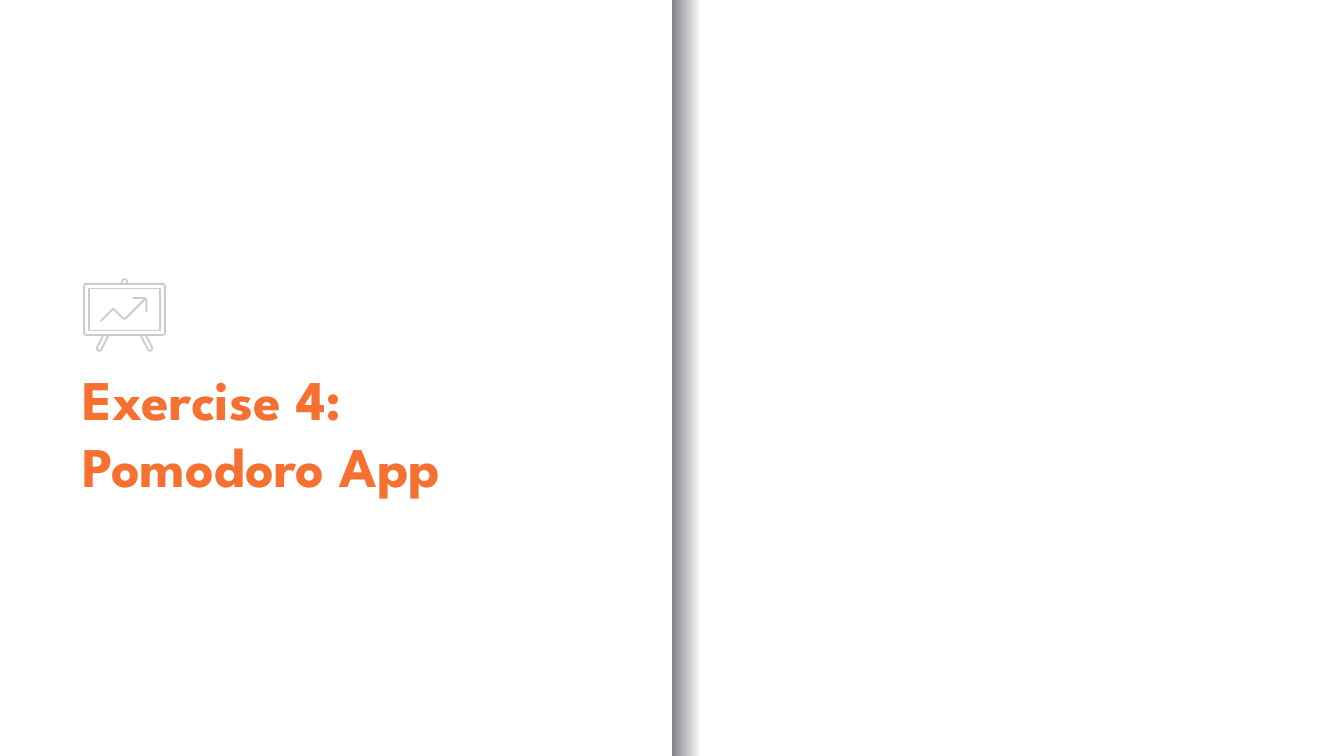
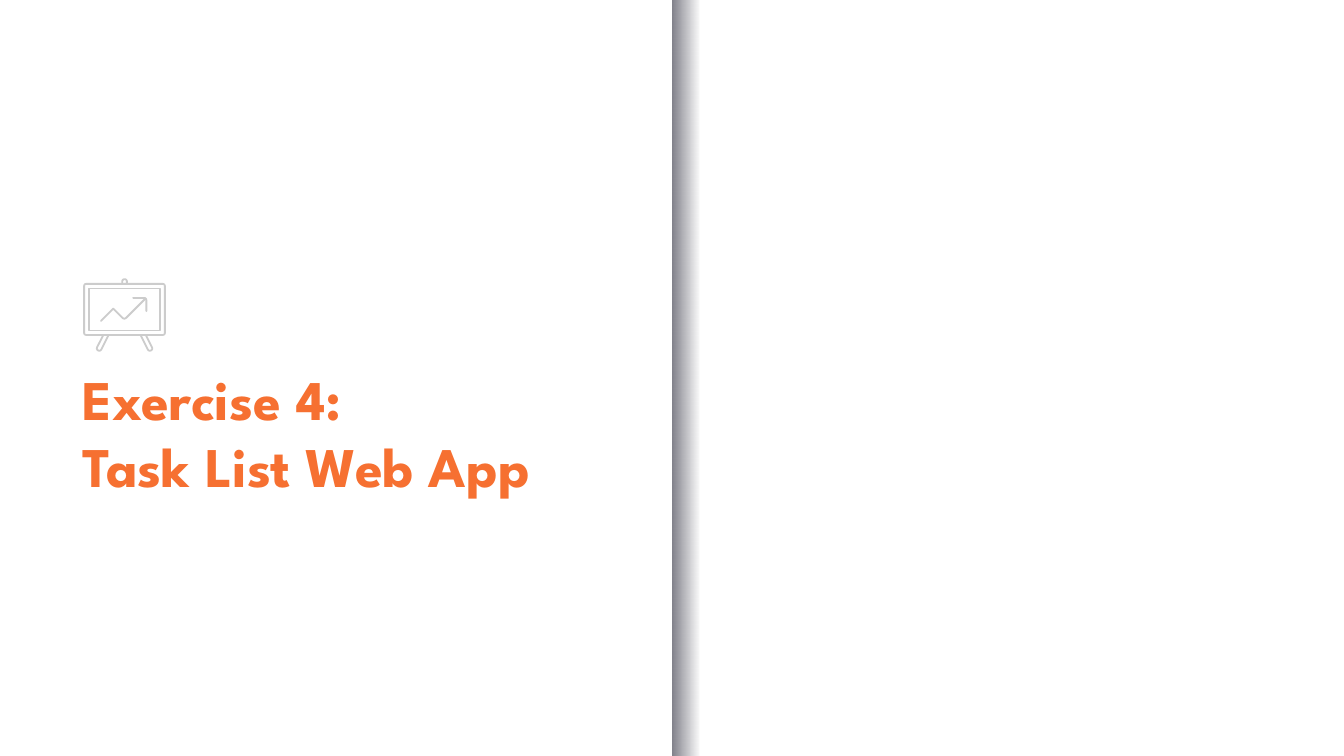
Before and after one commit to antfin/ComputerProgrammingBasic, a slide deck: slide 1 of exercise4/Exercise_4.pptx. Drawn at 1344x756 pixels with LibreOffice and Linux fonts; fonts in the diff are those of the drawing; background and template pictures are left out. Boxes give left, top, right and bottom in pixels: in the first picture for what was removed or moved away, otherwise in the second. Text is boxed around its words. In the diff, an @@ line names an element or a change of style, - is before the commit and + after.

```diff
--- a/exercise4/Exercise_4.pptx
+++ b/exercise4/Exercise_4.pptx
@@ title at [82,382,530,499]: text changed @@
-Exercise 4:
-Pomodoro App
+Exercise 4:
+Task List Web App
```
Also in this commit, not shown: 1 other slide changed, 5 slides added, 4 slides removed, 6 other files.
